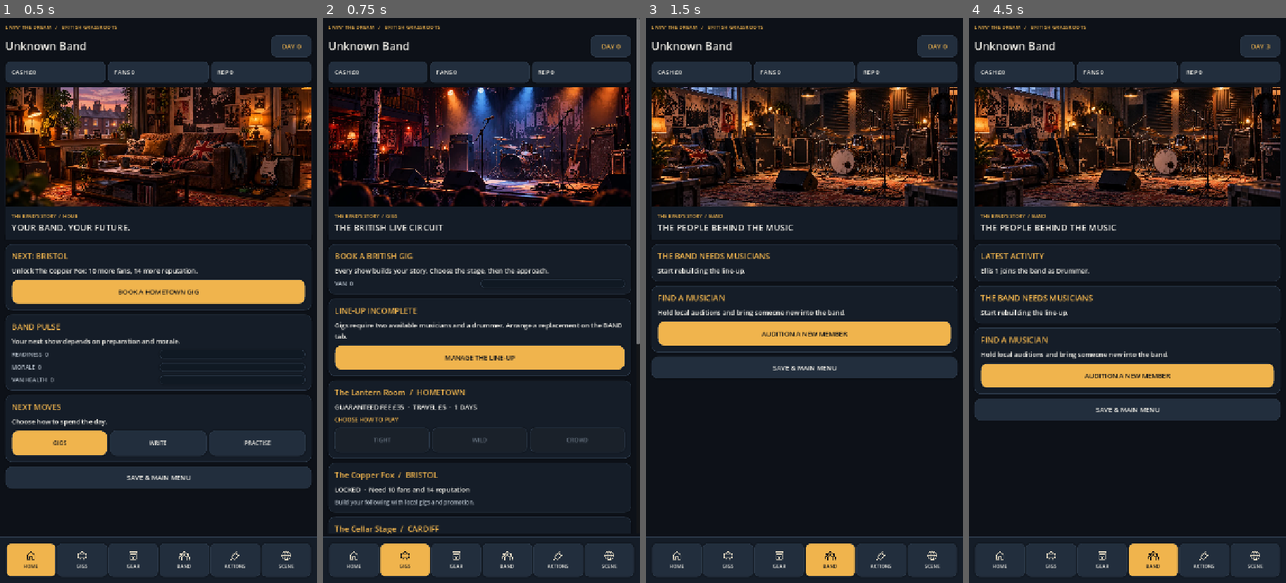
Above: before the commit, frames 1-4 (left to right).
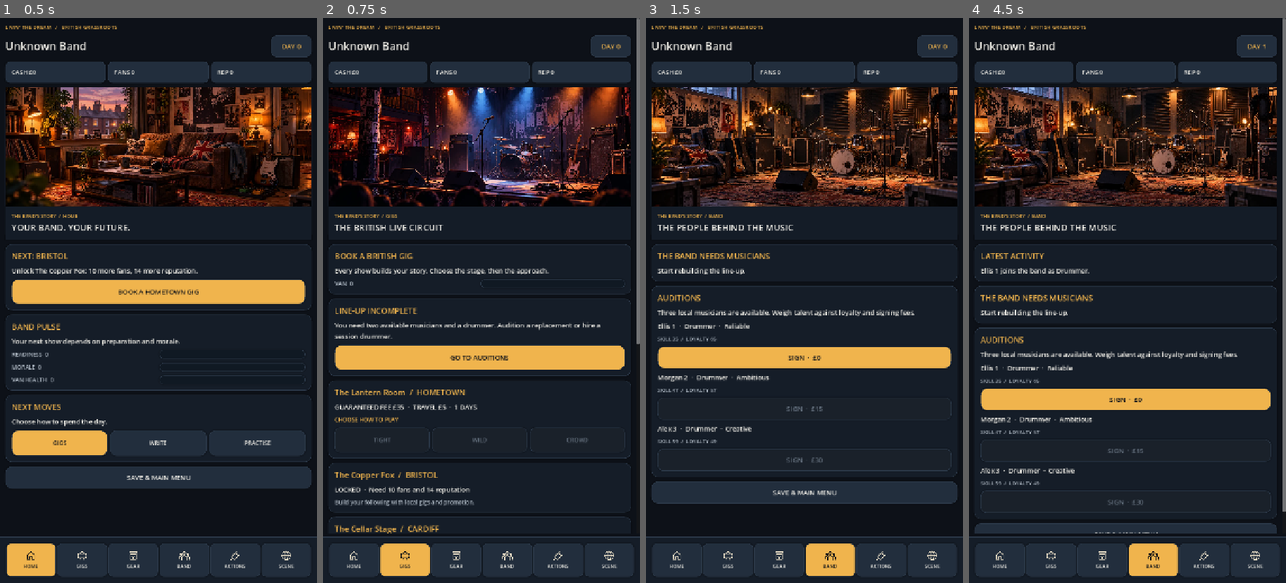
Above: after the commit, the same moments.

Repository: alimuir654-rgb/BandMaster
Game: Godot game, scene res://Scenes/CareerHub.tscn
Two runs of this game, one before a commit and one after it. Both use one fixed random seed, a clock stepped at 60 frames per second and the inputs below. This scene is started directly instead of the project's main scene.
Inputs (mouse positions are in pixels of both pictures, inside the frame that each line leads up to):
- Up to frame 1 (0.5 s): no input
- Up to frame 2 (0.75 s): click "BOOK A HOMETOWN GIG" at 0.5 s
- Up to frame 3 (1.5 s): click (801, 357) at 1.25 s, where only the run before the commit has a clickable "MANAGE THE LINE-UP"
- Up to frame 4 (4.5 s): click (1127, 334) at 2 s, where only the run before the commit has a clickable "AUDITION A NEW MEMBER"; click (1127, 373) at 2.75 s, where only the run before the commit has a clickable "AUDITION A NEW MEMBER"; click (1127, 373) at 3.5 s, where only the run before the commit has a clickable "AUDITION A NEW MEMBER"; click (1127, 357) at 4.25 s, where only the run after the commit has a clickable "SIGN · £0"

Frame 1 is identical in both runs. In frame 2, 0.7% of the frame differs, in the area x 3-95%, y 53-61%; in frame 3, 14%; in frame 4, 20%, in the area x 1-100%, y 0-92%.
Error before the commit: Invalid access to property or key 'band' on a base object of type 'Dictionary'. (res://Scripts/career_hub.gd:542)
Error after the commit: Invalid access to property or key 'band' on a base object of type 'Dictionary'. (res://Scripts/career_hub.gd:560)

Commit message:
ui: audition three individual candidates and offer session drummer for otherwise blocked gigs

Diff:
--- a/Scripts/career_hub.gd
+++ b/Scripts/career_hub.gd
@@ -279,8 +279,10 @@
     has_drummer = true
  var line_up_ready := available_count >= 2 and has_drummer
  if not line_up_ready:
-  var warning := _card("LINE-UP INCOMPLETE","Gigs require two available musicians and a drummer. Arrange a replacement on the BAND tab.")
-  _action(warning,"MANAGE THE LINE-UP",func() -> void: _switch("BAND"),true)
+  var warning := _card("LINE-UP INCOMPLETE","You need two available musicians and a drummer. Audition a replacement or hire a session drummer.")
+  _action(warning,"GO TO AUDITIONS",func() -> void: _switch("BAND"),true)
+  if available_count >= 1 and _num("cash") >= 25:
+   _label(warning,"SESSION DRUMMER: £25 PER SHOW. PERFORMANCE QUALITY -8.",13,UI.MUTED)
 
  for venue in Gigs.VENUES:
   var key: String = str(venue["id"])
@@ -305,6 +307,12 @@
   tight.disabled = not line_up_ready
   wild.disabled = not line_up_ready
   crowd.disabled = not line_up_ready
+  if not line_up_ready and available_count >= 1:
+   var session := UI.button("HIRE SESSION DRUMMER  ·  £25",true)
+   session.disabled = _num("cash") < 25 or (str(venue["id"]) != "local" and _num("cash") < 25 + int(venue["travel"]))
+   session.custom_minimum_size.y = 50
+   box.add_child(session)
+   session.pressed.connect(func() -> void: _book(key,"tight",true))
   tight.pressed.connect(func() -> void: _book(key,"tight"))
   wild.pressed.connect(func() -> void: _book(key,"wild"))
   crowd.pressed.connect(func() -> void: _book(key,"crowd"))
@@ -341,8 +349,18 @@
  if members.is_empty():
   _card("THE BAND NEEDS MUSICIANS","Start rebuilding the line-up.")
  if members.size() < 6:
-  var recruitment := _card("FIND A MUSICIAN","Hold local auditions and bring someone new into the band.")
-  _action(recruitment,"AUDITION A NEW MEMBER",_recruit,true)
+  var recruitment := _card("AUDITIONS","Three local musicians are available. Weigh talent against loyalty and signing fees.")
+  var shortlist := Life.candidates(_state())
+  for i in range(shortlist.size()):
+   var candidate: Dictionary = shortlist[i]
+   var index := i
+   _label(recruitment,"%s  ·  %s  ·  %s" % [str(candidate["name"]),str(candidate["role"]),str(candidate["trait"])],15,UI.WHITE)
+   _label(recruitment,"SKILL %d  /  LOYALTY %d" % [int(candidate["skill"]),int(candidate["loyalty"])],12,UI.MUTED)
+   var sign := UI.button("SIGN  ·  £%d" % int(candidate["cost"]),i == 0)
+   sign.custom_minimum_size.y = 48
+   sign.disabled = _num("cash") < int(candidate["cost"])
+   recruitment.add_child(sign)
+   sign.pressed.connect(func() -> void: _recruit(index))
  var alumni: Array = _extra().get("former_members",[])
  if not alumni.is_empty():
   var alumni_box := _card("FORMER MEMBERS","The people who helped shape the band.")
@@ -417,8 +435,8 @@
    var chosen := str(choice["id"])
    _action(box,str(choice["label"]),func() -> void: _finish(Life.resolve(_state(),member_index,event_id,chosen)),chosen == str(definition["choices"][0]["id"]))
 
-func _recruit() -> void:
- _finish(Life.recruit(_state()))
+func _recruit(index: int = 0) -> void:
+ _finish(Life.recruit(_state(),index))
 
 func _band_situations() -> void:
  for event_id in Drama.pending(_state()):
@@ -558,8 +576,8 @@
 func _do_action(id: String) -> void:
  _finish(Actions.resolve(_state(),id))
 
-func _book(id: String,approach: String) -> void:
- _finish(Gigs.play(_state(),id,approach),"gig:"+id)
+func _book(id: String,approach: String, hire_session: bool = false) -> void:
+ _finish(Gigs.play(_state(),id,approach,hire_session),"gig:"+id)
 
 func _buy(id: String) -> void:
  _finish(Gear.buy(_state(),id))
